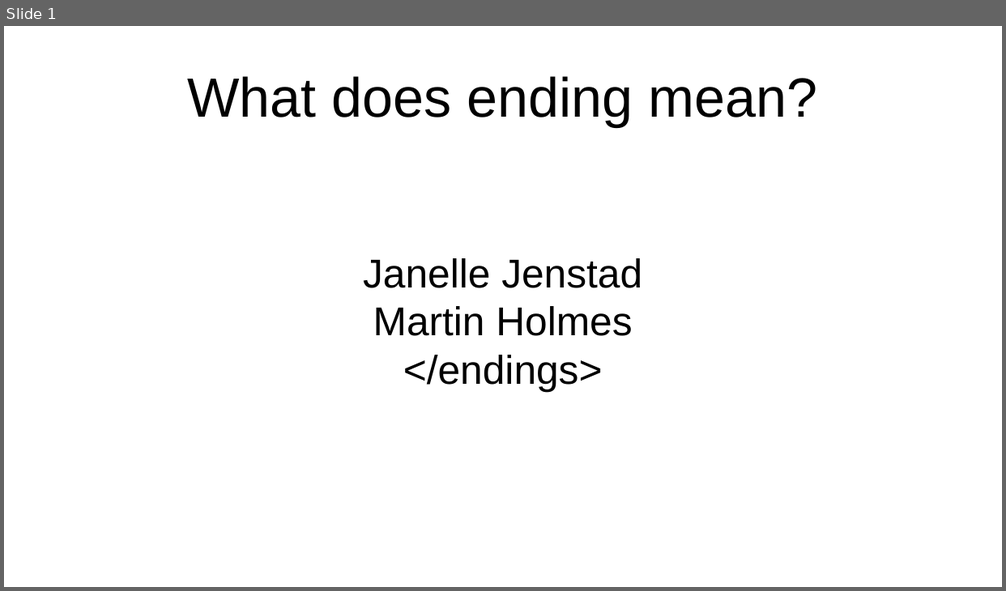
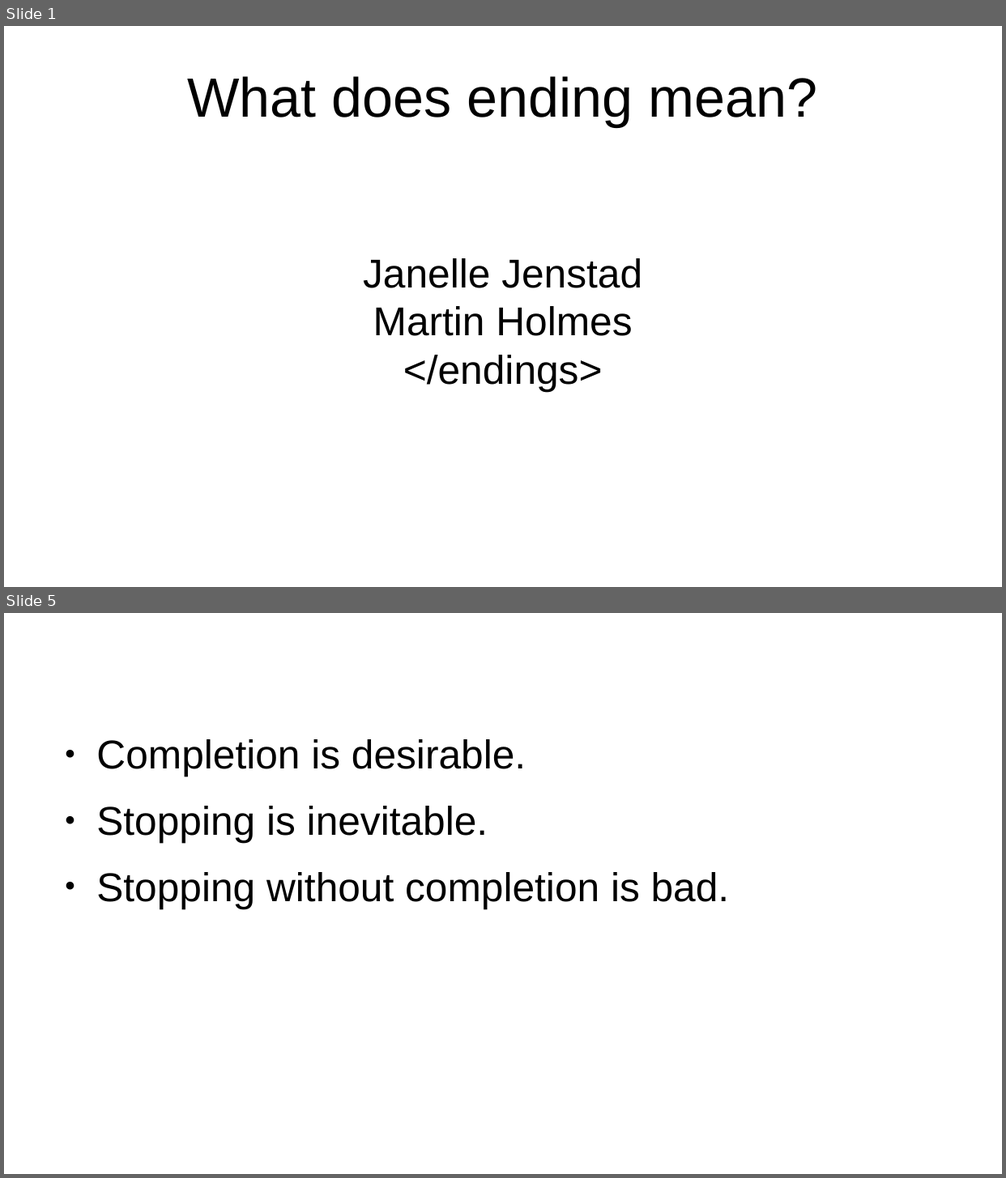
Before and after one commit to projectEndings/Endings, a slide deck: presentations/dhsi2019/what_does_ending_mean.odp. Shown one above the other, each under a label of ours: slide 1 before the commit, slides 1 and 5 after it; the slides between them are not shown. The pictures are 1006x591 and 1006x1178 pixels, drawn with LibreOffice and Linux fonts; fonts in the diff are those of the drawing; background and template pictures are left out. Boxes give left, top, right and bottom in pixels: in the first picture for what was removed or moved away, otherwise in the second. Text is boxed around its words. In the diff, an @@ line names an element or a change of style, - is before the commit and + after.

```diff
--- a/presentations/dhsi2019/what_does_ending_mean.odp
+++ b/presentations/dhsi2019/what_does_ending_mean.odp
@@ slide 5 added at [4,613,1002,1174], background #FFFFFF @@
@@ text added at [96,739,730,909], 32 pt, text #000000 @@
+● Completion is desirable.
+● Stopping is inevitable.
+● Stopping without completion is bad.
```
Also in this commit, not shown: 21 other slides added, 12 other files.
